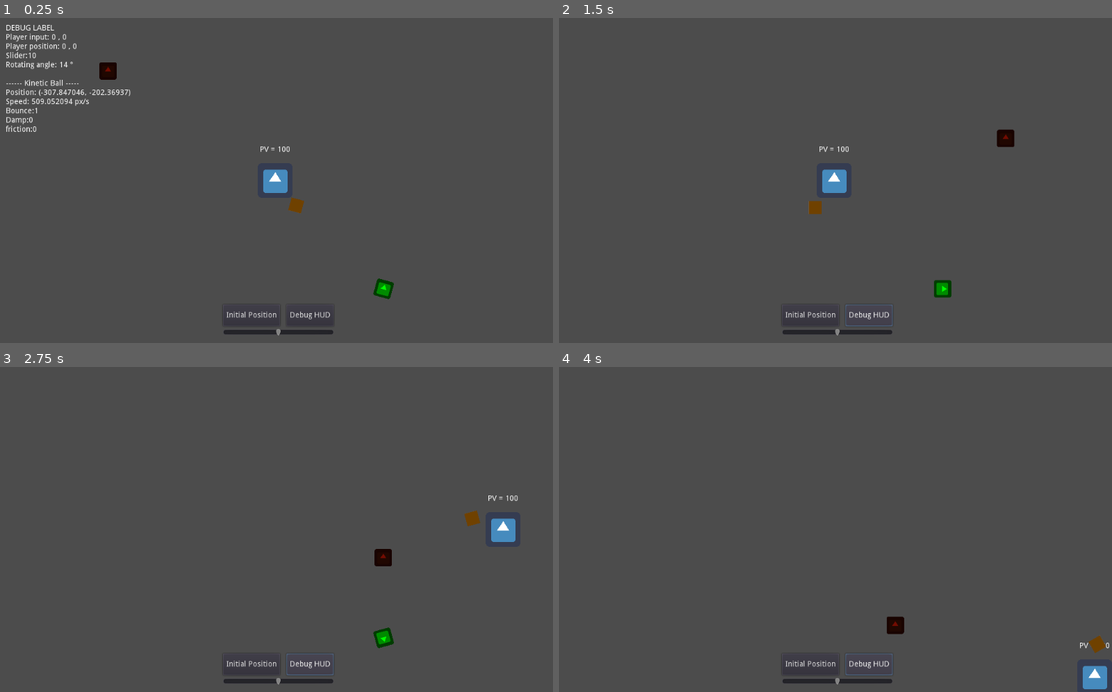
Above: before the commit, frames 1-4 (two rows, left to right).
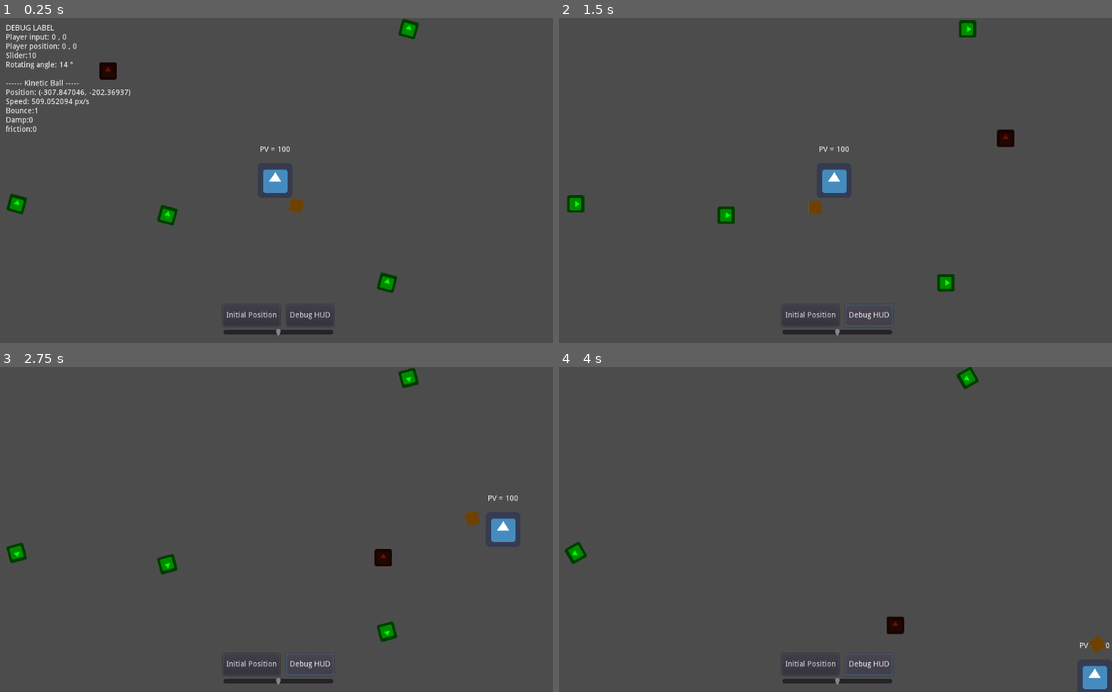
Above: after the commit, the same moments.

Repository: Florian-DELRIEU/Godot-Test
Game: Godot game, scene res://Scenes/MainNode.tscn
Same seed, same stepped clock (60 frames per second), same inputs: the game is played once before the commit and once after it. The engine's default icon, where the game draws it, is replaced by a stand-in: a white triangle on a blue panel in a dark square.
Inputs:
- Up to frame 1 (0.25 s): no input
- Up to frame 2 (1.5 s): click "Initial Position" at 0.5 s; click "Debug HUD" at 1.25 s
- Up to frame 3 (2.75 s): hold Right (ui_right) from 2.03 s (still down)
- Up to frame 4 (4 s): release Right (ui_right) at 2.78 s; hold Down (ui_down) 2.78-3.53 s; hold Right (ui_right) from 3.53 s (still down)

The runs differ from the first frame. In frame 1, 0.7% of the frame differs, in the area x 1-76%, y 0-87%; in frame 2, 0.7%; in frame 3, 0.7%; in frame 4, 0.3%.

Commit message:
5 random spawn item

Diff:
--- a/Scripts/MainNode.gd
+++ b/Scripts/MainNode.gd
@@ -8,7 +8,7 @@
 onready var item = preload("res://Scenes/item.tscn")
 
 func _ready():
-	SpawnItem()
+	for x in 5: SpawnItem()
 
 func _process(delta):
 	player_input_x = $Player.dirX
@@ -19,10 +19,12 @@
 	print("J'ai récupérer l'item " + str(valeur))
 
 func SpawnItem():
+	var x_pose = rand_range(-600,600)
+	var y_pose = rand_range(-400,400)
+	var type = int(rand_range(0,1))
 	var i = item.instance() # cree instance de item
-	i.Start(Vector2(200,200),1)
-	self.add_child(i) # ajoute enfant :i: à self
-	pass
+	i.Start(Vector2(x_pose,y_pose),1)
+	self.add_child(i) #ajoute enfant :i: à self
 
 ##################################
 
--- a/Scripts/item.gd
+++ b/Scripts/item.gd
@@ -20,11 +20,10 @@
 			$Sprite.modulate = Color(1,0,0)
 			txt = "Coeur"
 
-
 func Coins_touched(body):  # func connected
 	self.emit_signal("loot",item_type) # valeur = item_type
 	if type_item.COINS:
 		print("add "+txt)
 	if type_item.COEUR:
 		print("add "+txt)
-	queue_free()  #delete node
+	self.queue_free()  #delete node
